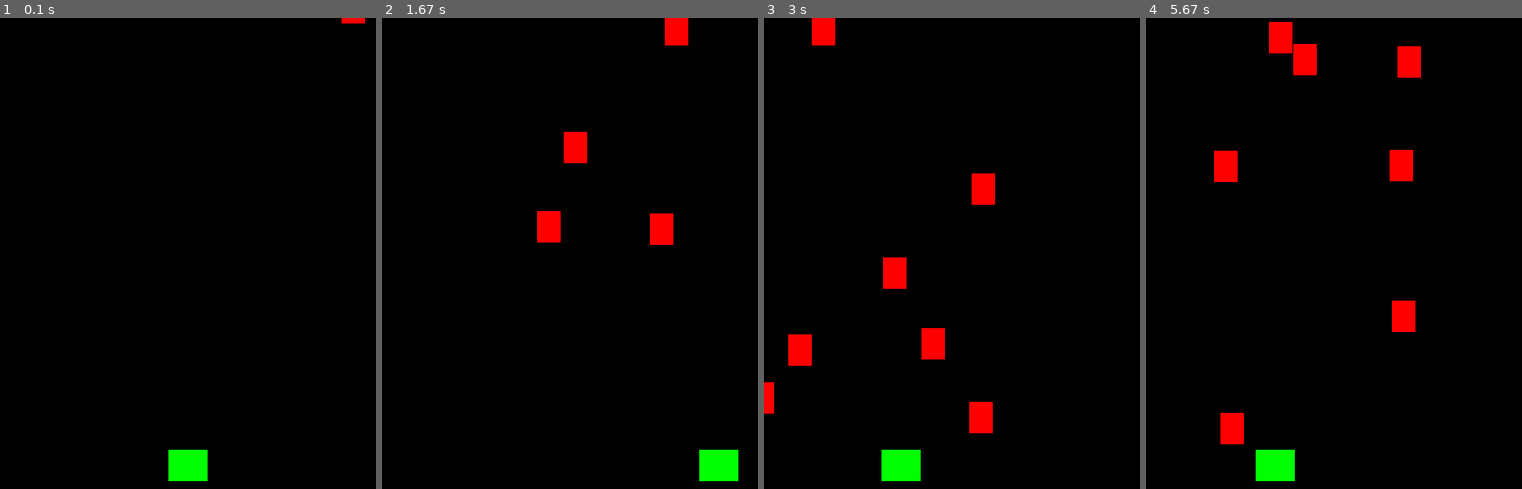
Above: before the commit, frames 1-4 (left to right).
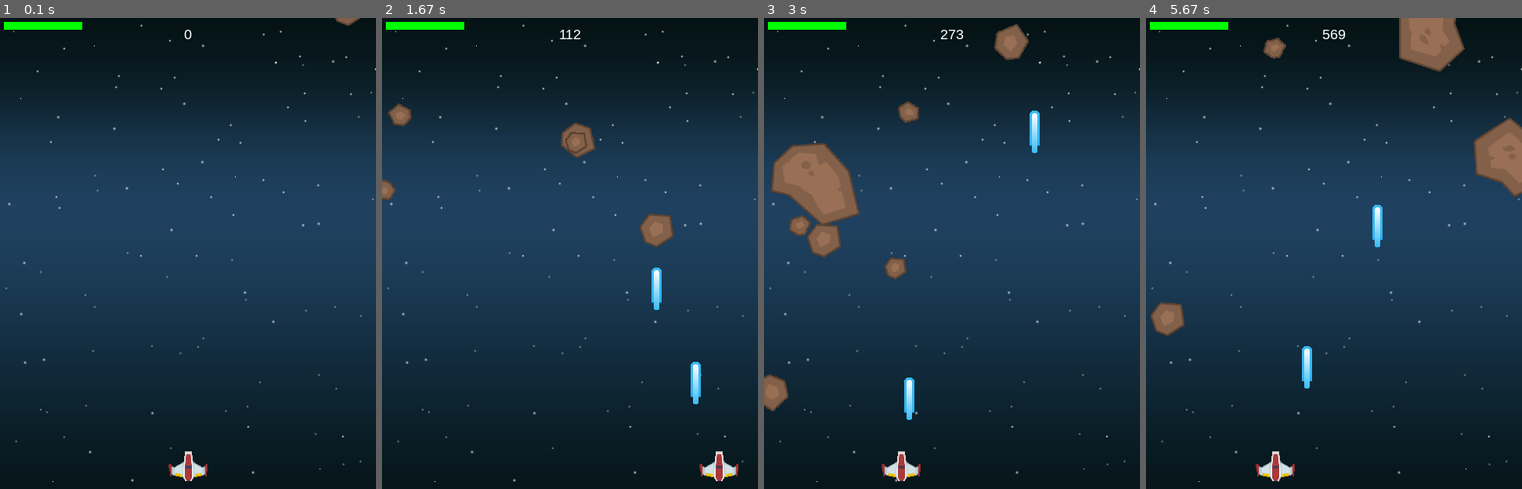
Above: after the commit, the same moments.

Repository: kaitsubaka/pygame_training
Game: pygame game, started from shmup/shmup.py
Same seed, same stepped clock (60 frames per second), same inputs: the game is played once before the commit and once after it.
Inputs:
- Up to frame 1 (0.1 s): no input
- Up to frame 2 (1.67 s): tap Space at 0.33, 1.07, 1.37, 1.57 s; tap Enter at 0.67 s; hold Right 1-1.47 s; hold Right from 1.5 s (still down)
- Up to frame 3 (3 s): tap Space at 1.87, 2.07, 2.37, 2.63, 2.93 s; release Right at 1.97 s; hold Left 2-2.53 s; hold Left 2.57-2.97 s
- Up to frame 4 (5.67 s): hold Left 3.67-4.13 s; tap Space at 3.73, 4.03, 4.23, 4.53, 4.73, 5.03, 5.23, 5.53 s; hold Right 4.17-4.63 s; hold Right 4.67-5.13 s; hold Left from 5.17 s (still down)

The runs differ from the first frame. In frame 1, 96% of the frame differs, in the area x 0-100%, y 0-100%; in frame 2, 96%; in frame 3, 96%; in frame 4, 97%.

Commit message:
Code -> Shmup pratice until 10th video

Diff:
--- a/shmup/shmup.py
+++ b/shmup/shmup.py
@@ -1,15 +1,22 @@
 import pygame
 import random
+import os
+
+
+img_dir = os.path.join(os.path.dirname(__file__),"img")
+snd_dir = os.path.join(os.path.dirname(__file__),"snd")
 
 WIDTH = 480
 HEIGHT = 600
 FPS = 60
+
 # define colors
 WHITE = (255,255,255)
 BLACK = (0,0,0)
 RED = (255,0,0)
 GREEN = (0,255,0)
 BLUE = (0,0,255)
+YELLOW = (255,255,0)
 
 # initialize pygame and create window
 pygame.init()
@@ -18,15 +25,42 @@
 pygame.display.set_caption("Shmup practice!!")
 clock = pygame.time.Clock()
 
+font_name = pygame.font.match_font('arial')
+def draw_text(surf,text,size,x,y):
+    font = pygame.font.Font(font_name,size)
+    text_surface = font.render(text, True, WHITE)
+    text_rect = text_surface.get_rect()
+    text_rect.midtop = (int(x),int(y))
+    surf.blit(text_surface,text_rect)
+
+def spawn_mob():
+    m = Mob()
+    all_sprites.add(m)
+    mobs.add(m)
+
+def draw_shield_bar(surf,x,y,pct):
+    if pct < 0:
+        pct = 0
+    BAR_LENGTH = 100
+    BAR_HEIGHT = 10
+    fill = (pct/100) * BAR_LENGTH
+    outline_rect = pygame.Rect(x,y,BAR_LENGTH,BAR_HEIGHT)
+    fill_rect = pygame.Rect(x,y,fill,BAR_HEIGHT)
+    pygame.draw.rect(surf,WHITE,outline_rect,2)
+    pygame.draw.rect(surf,GREEN,fill_rect)
+
 class Ship(pygame.sprite.Sprite):
     def __init__(self):
         pygame.sprite.Sprite.__init__(self)
-        self.image = pygame.Surface((50,40))
-        self.image.fill(GREEN)
+        self.image = pygame.transform.scale(ship_img,(50,38))
+        self.image.set_colorkey(BLACK)
         self.rect = self.image.get_rect()
+        self.radius = 15
+        # pygame.draw.circle(self.image, RED,self.rect.center,self.radius)
         self.rect.centerx = int(WIDTH /2)
         self.rect.bottom = HEIGHT - 10
         self.speedx = 0
+        self.shield = 100
 
     def update(self):
         self.speedx = 0
@@ -40,51 +74,130 @@
             self.rect.right = WIDTH
         if self.rect.left < 0:
             self.rect.left = 0
+    def shoot(self):
+        bullet = Bullet(self.rect.centerx,self.rect.top)
+        all_sprites.add(bullet)
+        bullets.add(bullet)
+        shoot_sound.play()
 
 class Mob(pygame.sprite.Sprite):
     def __init__(self):
         pygame.sprite.Sprite.__init__(self)
-        self.image = pygame.Surface((30,40))
-        self.image.fill(RED)
+        self.image_original = random.choice(meteor_images)
+        self.image_original.set_colorkey(BLACK)
+        self.image = self.image_original.copy()
         self.rect = self.image.get_rect()
+        self.radius = int(self.rect.width/2)
+        # pygame.draw.circle(self.image, RED,self.rect.center,self.radius)
         self.rect.x = random.randrange(WIDTH - self.rect.width)
         self.rect.y = random.randrange(-100,-40)
         self.speedy = random.randrange(1,8)
         self.speedx = random.randrange(-3,3)
+        self.rot = 0
+        self.ro_speed = random.randrange(-8,8)
+        self.last_update = pygame.time.get_ticks()
 
     def update(self):
+        self.rotate()
         self.rect.x += self.speedx
         self.rect.y += self.speedy
-        if self.rect.top > HEIGHT + 10 or self.rect.right > WIDTH+20 or self.rect.left < -25:
+        if self.rect.top > HEIGHT + 10 or self.rect.left > WIDTH+20 or self.rect.right < -25:
             self.rect.x = random.randrange(WIDTH - self.rect.width)
-            self.rect.y = random.randrange(-100,-40)
+            self.rect.y = random.randrange(-150,-100)
             self.speedy = random.randrange(1,8)
 
-
+    def rotate(self):
+        now = pygame.time.get_ticks()
+        if now - self.last_update > 50:
+            self.last_update = now
+            self.rot = (self.rot + self.ro_speed) % 360
+            new_image = pygame.transform.rotate(self.image_original,self.rot)
+            old_center = self.rect.center
+            self.image = new_image
+            self.rect = self.image.get_rect()
+            self.rect.center = old_center
+
+
+class Bullet(pygame.sprite.Sprite):
+    def  __init__(self,x,y):
+        pygame.sprite.Sprite.__init__(self)
+        self.image = lazer_img
+        self.image.set_colorkey(BLACK)
+        self.rect = self.image.get_rect()
+        self.rect.bottom = y
+        self.rect.centerx = x
+        self.speedy = -10
+
+    def update(self):
+        self.rect.y += self.speedy
+        # kill if it moves off the top of the screen
+        if self.rect.bottom < 10:
+            self.kill()
+
+#load all game graphics
+bacground = pygame.image.load(os.path.join(img_dir,"bg.png")).convert()
+bacground_rect = bacground.get_rect()
+ship_img = pygame.image.load(os.path.join(img_dir,"ship.png")).convert()
+meteor_img = pygame.image.load(os.path.join(img_dir,"meteor.png")).convert()
+lazer_img = pygame.image.load(os.path.join(img_dir,"lazer.png")).convert()
+meteor_images = []
+meteor_list = ['meteor.png','meteorsmall1.png','meteorsmall2.png', 'meteorbig1.png', 'meteorbig2.png']
+for img in meteor_list:
+    meteor_images.append(pygame.image.load(os.path.join(img_dir,img)).convert())
+
+#load sounds
+shoot_sound =pygame.mixer.Sound(os.path.join(snd_dir,"pew.wav"))
+expl_sounds = []
+for snd in ['Explosion.wav','Explosion3.wav']:
+    expl_sounds.append(pygame.mixer.Sound(os.path.join(snd_dir,snd)))
+pygame.mixer.music.load(os.path.join(snd_dir,"tgfcoder-FrozenJam-SeamlessLoop.ogg"))
+pygame.mixer.music.set_volume(0.4)
 
 all_sprites = pygame.sprite.Group()
 mobs = pygame.sprite.Group()
+bullets = pygame.sprite.Group()
 ship = Ship()
 all_sprites.add(ship)
 for i in range(8):
-    m = Mob()
-    all_sprites.add(m)
-    mobs.add(m)
+    spawn_mob()
+score = 0
+
 
 # game loop
 running = True
 # keep loop running at the right speed
+pygame.mixer.music.play(loops=-1)
 while running:
     clock.tick(FPS)
     # Process input (events)
     for e in pygame.event.get():
         if e.type == pygame.QUIT:
             running = False
+        elif e.type == pygame.KEYDOWN:
+            if e.key == pygame.K_SPACE:
+                ship.shoot()
     # Update
     all_sprites.update()
+    # check  to see if a bullet hit a mob
+    hits = pygame.sprite.groupcollide(mobs,bullets,True,True,pygame.sprite.collide_circle)
+    for hit in hits:
+        score += 70 - hit.radius
+        random.choice(expl_sounds).play()
+        spawn_mob()
+
+    # check  to see if a mob hit the player
+    hits = pygame.sprite.spritecollide(ship, mobs, True, pygame.sprite.collide_circle)
+    for hit in hits:
+        ship.shield -= hit.radius
+        spawn_mob()
+        if ship.shield < 0:
+            running = False
     # Draw / render
     screen.fill(BLACK)
+    screen.blit(bacground, bacground_rect)
     all_sprites.draw(screen)
+    draw_text(screen,str(score),18,WIDTH/2, 10)
+    draw_shield_bar(screen,5,5,ship.shield)
     # *After* drawing everything, flip the display
     pygame.display.flip()
 
Binary file added: shmup/img/bg.png
Binary file added: shmup/img/lazer.png
Binary file added: shmup/img/meteor.png
Binary file added: shmup/img/meteorbig1.png
Binary file added: shmup/img/meteorbig2.png
Binary file added: shmup/img/meteorsmall1.png
Binary file added: shmup/img/meteorsmall2.png
Binary file added: shmup/img/ship.png
Not shown, added: shmup/img/flashplayer32pp_fa_install.exe
Not shown, added: shmup/snd/Explosion.wav
Not shown, added: shmup/snd/Explosion3.wav
Not shown, added: shmup/snd/pew.wav
(and 1 more such lines)
